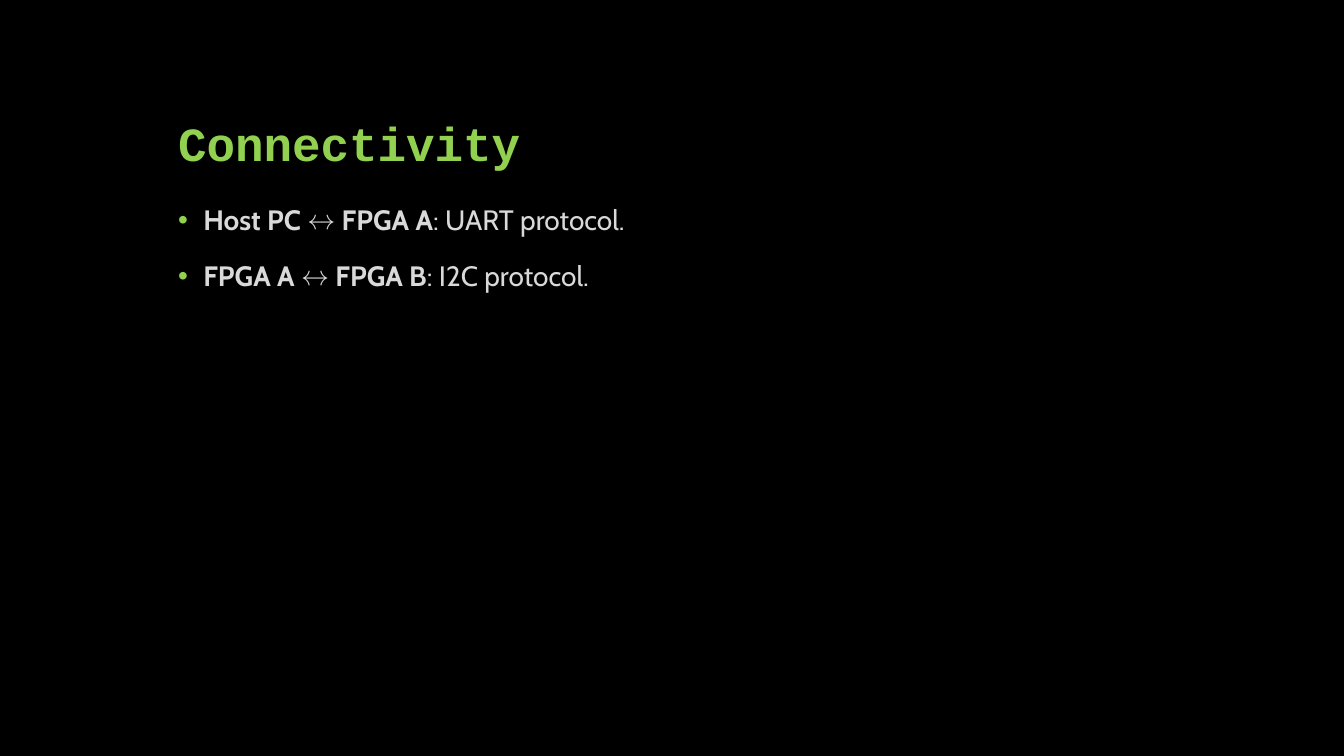
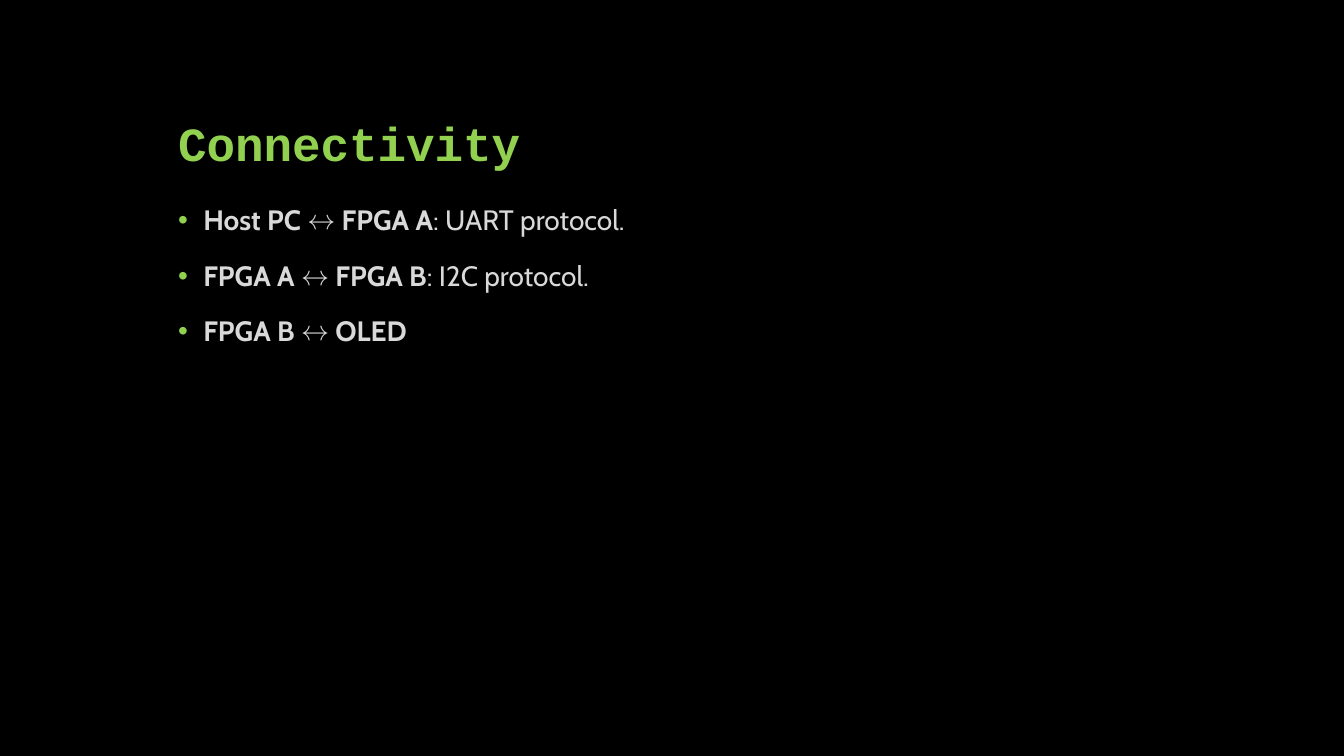
Before and after one commit to brianz123/ENEE459F_srcs, a slide deck: slide 7 of ENEE 459F Final Project.pptx. Drawn at 1344x756 pixels with LibreOffice and Linux fonts; fonts in the diff are those of the drawing. Boxes give left, top, right and bottom in pixels: in the first picture for what was removed or moved away, otherwise in the second. Text is boxed around its words. In the diff, an @@ line names an element or a change of style, - is before the commit and + after.

```diff
--- a/ENEE 459F Final Project.pptx
+++ b/ENEE 459F Final Project.pptx
@@ text at bbox=[203, 321, 406, 342]: paragraph added @@
+• FPGA B ↔ OLED
```
Also in this commit, not shown: 6 other slides changed, 3 slides added, 10 slides removed.
